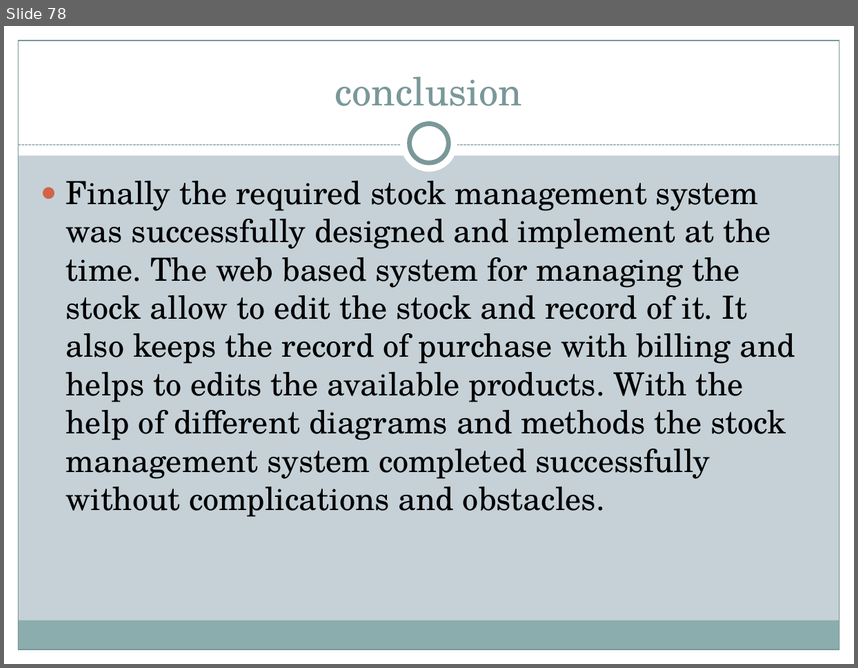
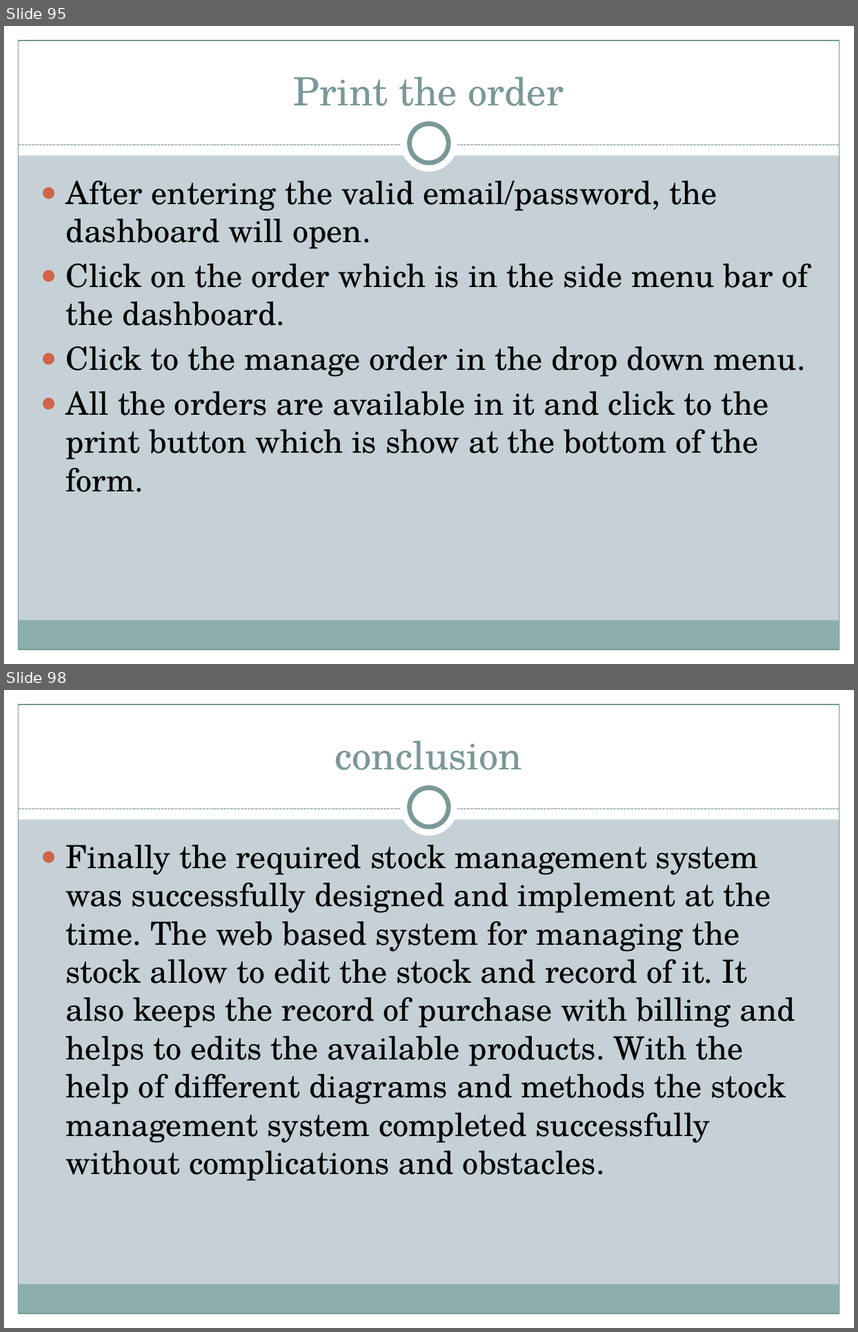
Before and after one commit to mandiratamang/SMS, a slide deck: stock management system/pp of sms.pptx. Shown one above the other, each under a label of ours: slide 78 before the commit, slides 95 and 98 after it; the slides between them are not shown. The pictures are 858x668 and 858x1332 pixels, drawn with LibreOffice and Linux fonts; fonts in the diff are those of the drawing. Boxes give left, top, right and bottom in pixels: in the first picture for what was removed or moved away, otherwise in the second. Text is boxed around its words. In the diff, an @@ line names an element or a change of style, - is before the commit and + after.

```diff
--- a/stock management system/pp of sms.pptx
+++ b/stock management system/pp of sms.pptx
@@ slide 95 added at (4,26,854,664), background #C5D1D7; not listed: 9 template elements that a slide beside it also shows @@
@@ title added at (294,76,564,106), 33 pt, text #7C999A @@
+Print the order
@@ text added at (66,181,809,492), 27 pt, text #000000 @@
+● After entering the valid email/password, the dashboard will open.
+● Click on the order which is in the side menu bar of the dashboard.
+● Click to the manage order in the drop down menu.
+● All the orders are available in it and click to the print button which is show at the bottom of the form.
@@ what was slide 78 is now slide 98 @@
```
Also in this commit, not shown: 9 slides changed, 19 other slides added, 13 other files.
